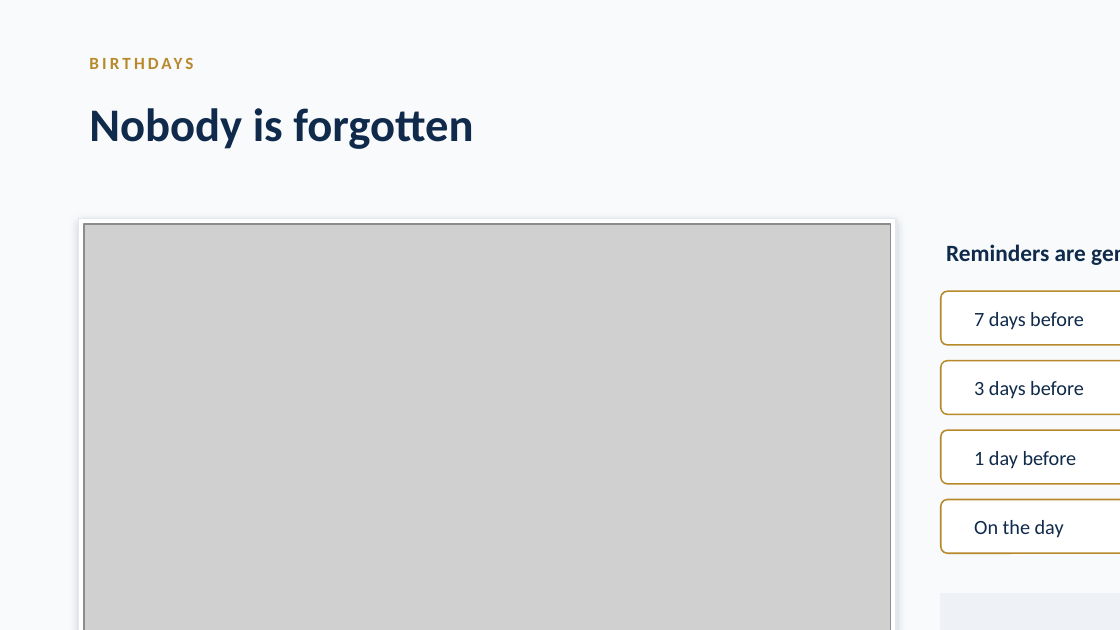
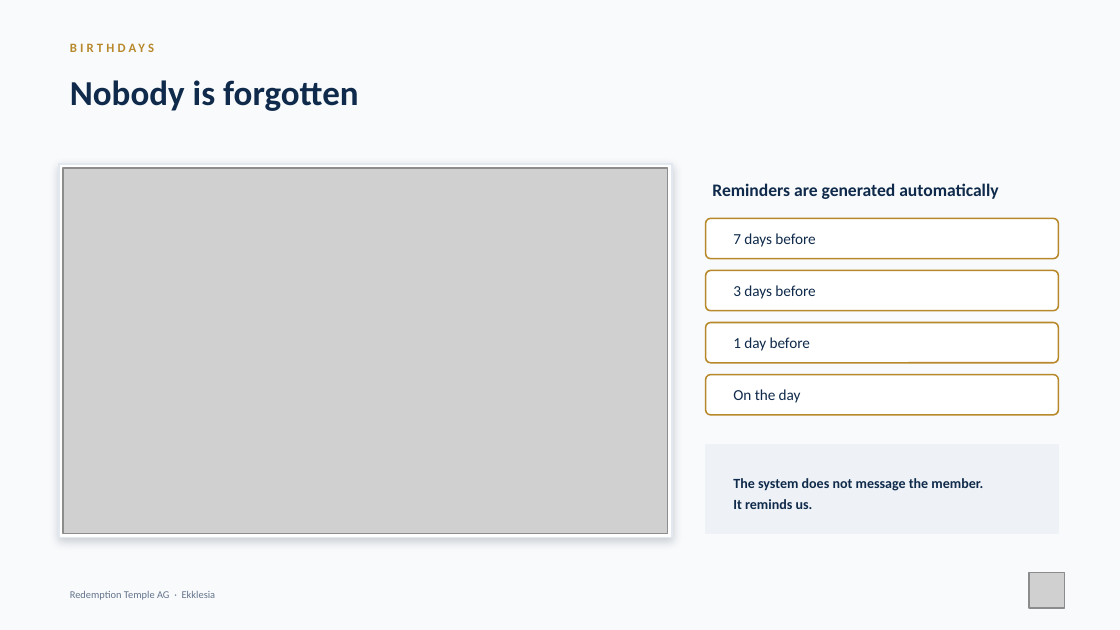
Before and after one commit to nhanhayhaw/ChurchCONNECT, a slide deck: slide 13 of docs/ChurchConnect-Leadership-Presentation.pptx. Drawn at 1120x630 pixels with LibreOffice and Linux fonts; fonts in the diff are those of the drawing; grey boxes stand for pictures; background and template pictures are left out. Boxes give left, top, right and bottom in pixels: in the first picture for what was removed or moved away, otherwise in the second. Text is boxed around its words. In the diff, an @@ line names an element or a change of style, - is before the commit and + after.

```diff
--- a/docs/ChurchConnect-Leadership-Presentation.pptx
+++ b/docs/ChurchConnect-Leadership-Presentation.pptx
@@ text "BIRTHDAYS" moved from (x1=78, y1=47, x2=1120, y2=78) to (x1=59, y1=36, x2=1060, y2=59) @@
@@ text "BIRTHDAYS" at (x1=59, y1=36, x2=1060, y2=59): size 11 to 8.2 pt @@
@@ text "Nobody is forgotten" moved from (x1=89, y1=108, x2=473, y2=149) to (x1=70, y1=80, x2=359, y2=111) @@
@@ text "Nobody is forgotten" at (x1=70, y1=80, x2=359, y2=111): size 30 to 22.5 pt @@
@@ rectangle resized from (x1=78, y1=218, x2=896, y2=630) to (x1=59, y1=164, x2=672, y2=538) @@
@@ picture resized from (x1=84, y1=224, x2=890, y2=630) to (x1=63, y1=168, x2=668, y2=533) @@
@@ text "Reminders are generated automatically" moved from (x1=946, y1=244, x2=1086, y2=261) to (x1=712, y1=183, x2=998, y2=199) @@
@@ text "Reminders are generated automatically" at (x1=712, y1=183, x2=998, y2=199): size 15 to 11.2 pt @@
@@ rounded rectangle added at (x1=706, y1=218, x2=1058, y2=259), fill #FFFFFF, outline #B8892B 1 pt @@
@@ text "7 days before" moved from (x1=974, y1=312, x2=1084, y2=330) to (x1=733, y1=233, x2=815, y2=247) @@
@@ rounded rectangle added at (x1=706, y1=271, x2=1058, y2=311), fill #FFFFFF, outline #B8892B 1 pt @@
@@ text "3 days before" moved from (x1=974, y1=381, x2=1084, y2=399) to (x1=733, y1=285, x2=815, y2=299) @@
@@ rounded rectangle resized from (x1=941, y1=291, x2=1120, y2=345) to (x1=706, y1=323, x2=1058, y2=363) @@
@@ text "1 day before" moved from (x1=974, y1=451, x2=1077, y2=469) to (x1=733, y1=337, x2=810, y2=351) @@
@@ rounded rectangle resized from (x1=941, y1=361, x2=1120, y2=414) to (x1=706, y1=375, x2=1058, y2=416) @@
@@ size 13 to 9.8 pt in 4 elements at (x1=733, y1=233, x2=815, y2=247), (x1=733, y1=285, x2=815, y2=299), (x1=733, y1=337, x2=810, y2=351), (x1=733, y1=389, x2=801, y2=403) @@
@@ text "On the day" moved from (x1=974, y1=520, x2=1064, y2=538) to (x1=733, y1=389, x2=801, y2=403) @@
@@ rectangle added at (x1=706, y1=446, x2=1058, y2=534), fill #EEF2F7, outline #EEF2F7 1 pt @@
@@ rounded rectangle removed at (x1=941, y1=430, x2=1120, y2=484) @@
@@ text "The system does not message ..." moved from (x1=963, y1=610, x2=1120, y2=630) to (x1=733, y1=478, x2=983, y2=509) @@
@@ text "The system does not message ..." at (x1=733, y1=478, x2=983, y2=509): size 12 to 9 pt; line spacing 18pt to 13.5pt @@
@@ rounded rectangle removed at (x1=941, y1=500, x2=1120, y2=553) @@
@@ text added at (x1=70, y1=591, x2=216, y2=600), 6.8 pt, text #64748B @@
+Redemption Temple AG · Ekklesia
@@ rectangle removed at (x1=941, y1=594, x2=1120, y2=630) @@
@@ picture added at (x1=1029, y1=573, x2=1065, y2=609) @@
```
Also in this commit, not shown: 21 other slides changed, 31 other files.
